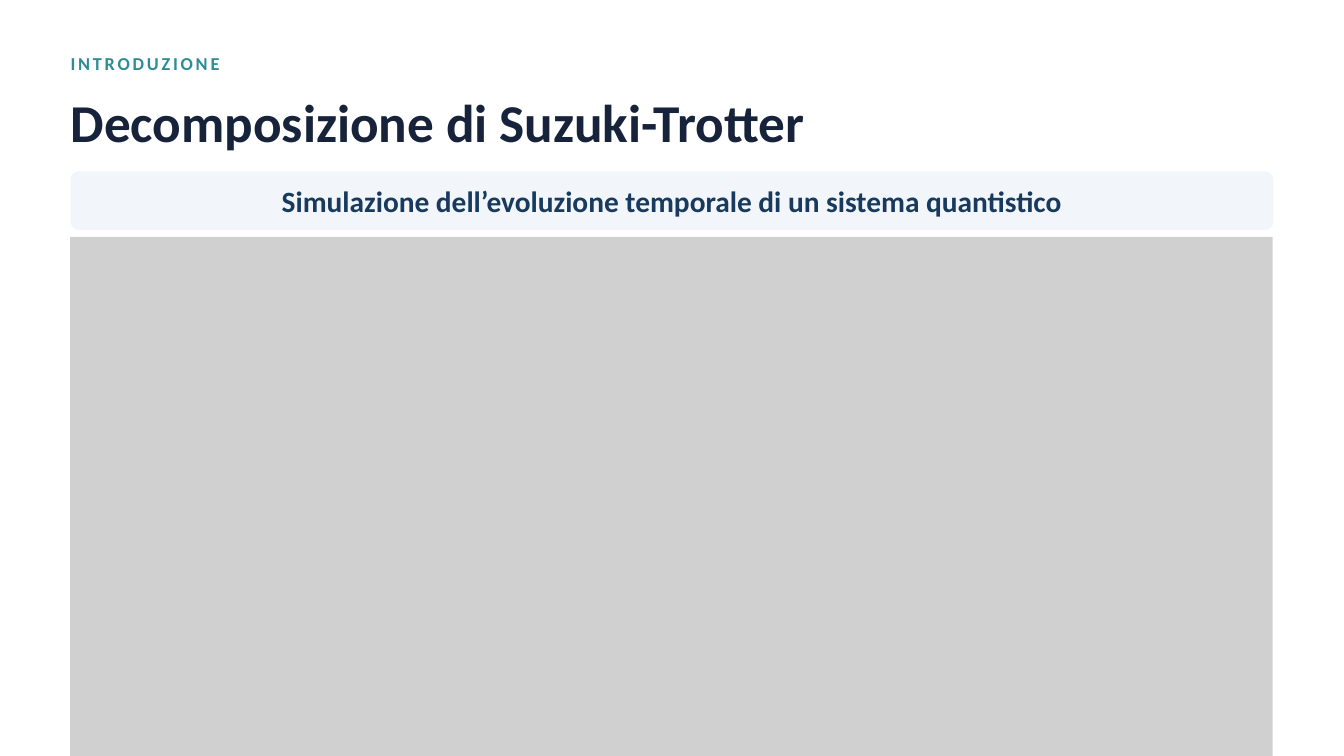
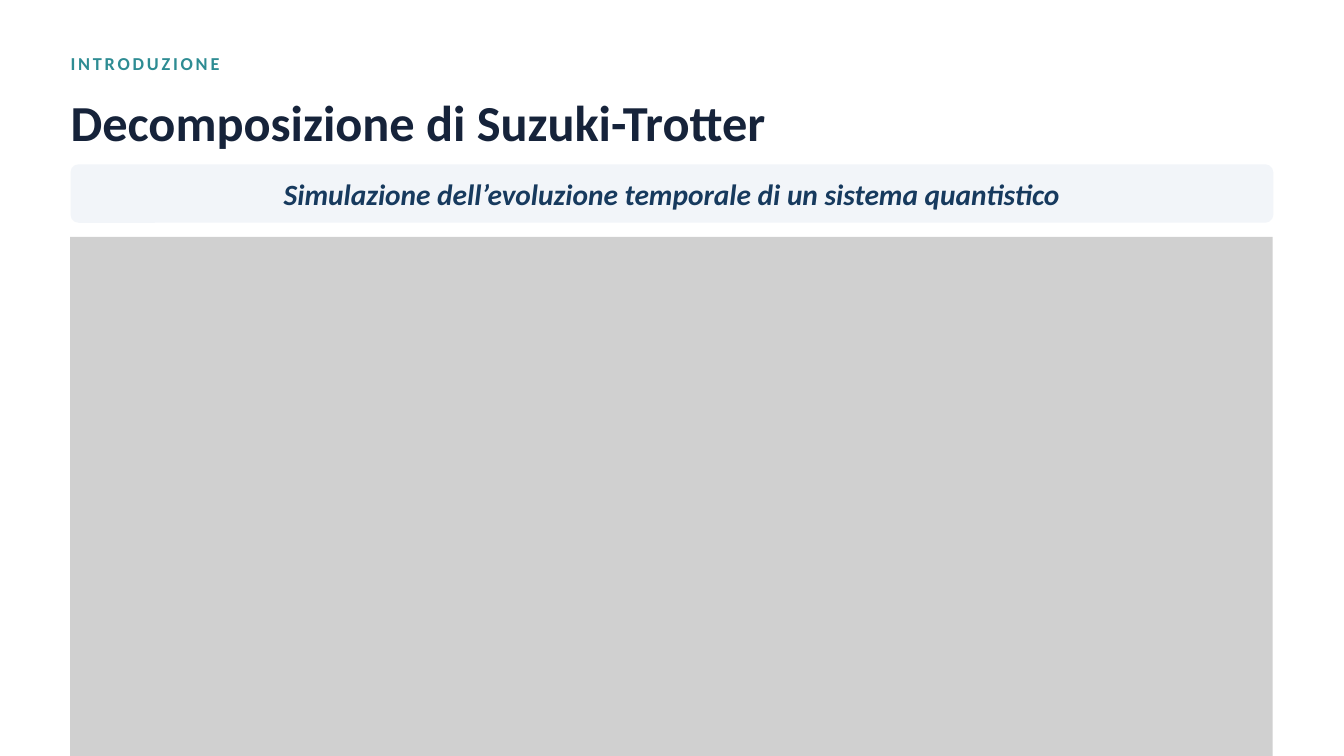
Before and after one commit to samslaves/tesi, a slide deck: slide 6 of 06_relazioni_e_parametri/Slides_v3/slides-schiavi.pptx. Drawn at 1344x756 pixels with LibreOffice and Linux fonts; fonts in the diff are those of the drawing; grey boxes stand for pictures. Boxes give left, top, right and bottom in pixels: in the first picture for what was removed or moved away, otherwise in the second. Text is boxed around its words. In the diff, an @@ line names an element or a change of style, - is before the commit and + after.

```diff
--- a/06_relazioni_e_parametri/Slides_v3/slides-schiavi.pptx
+++ b/06_relazioni_e_parametri/Slides_v3/slides-schiavi.pptx
@@ text "Decomposizione di Suzuki-Trotter" at (71, 105, 765, 149): size 38 to 36 pt @@
@@ text "Simulazione dell’evoluzione temporale di un ..." at (284, 184, 1060, 210): italic on @@
@@ rounded rectangle: place and size @@
-rounded rectangle at (71, 171, 1273, 230)
+rounded rectangle at (71, 164, 1273, 223)
```
Also in this commit, not shown: 8 other slides changed, 2 slides added, 2 slides removed, 10 other files.
